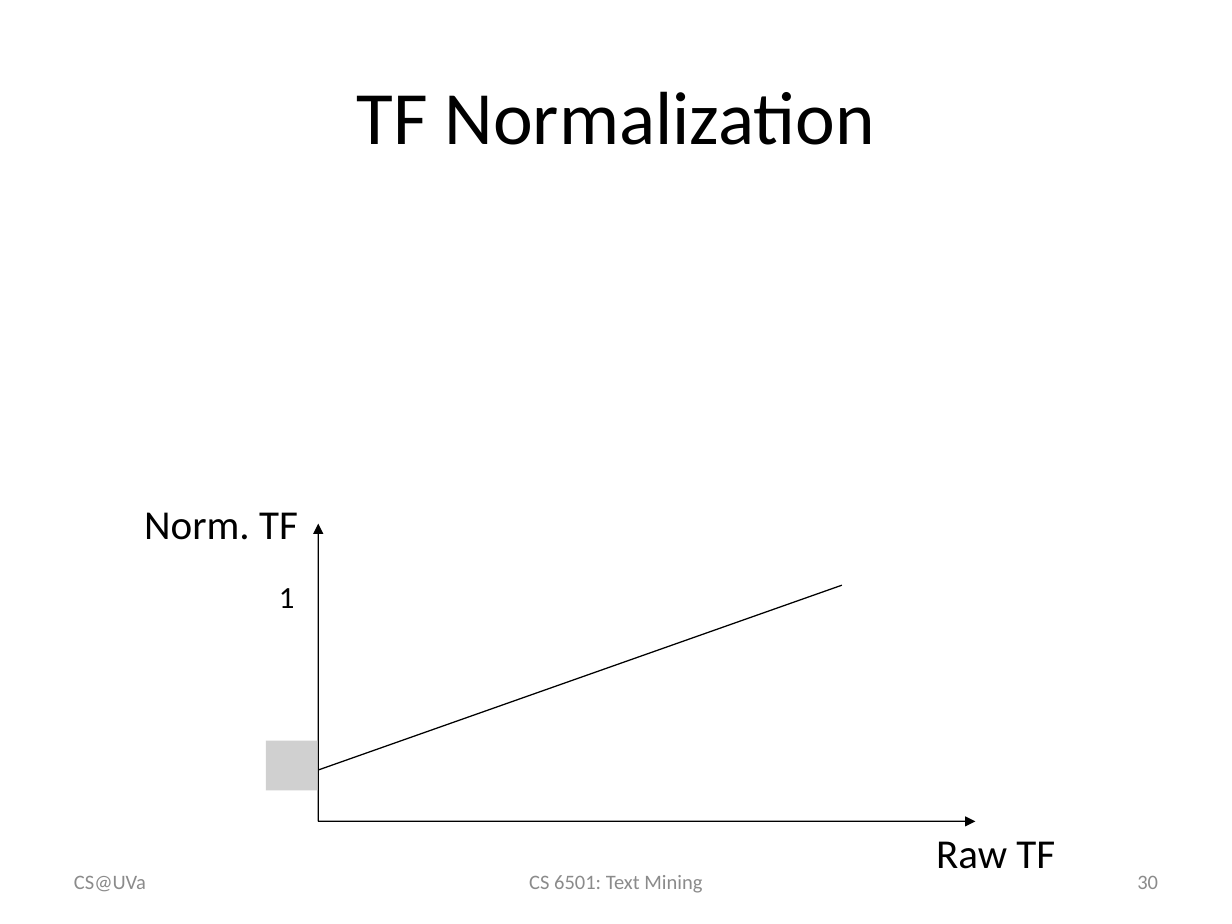
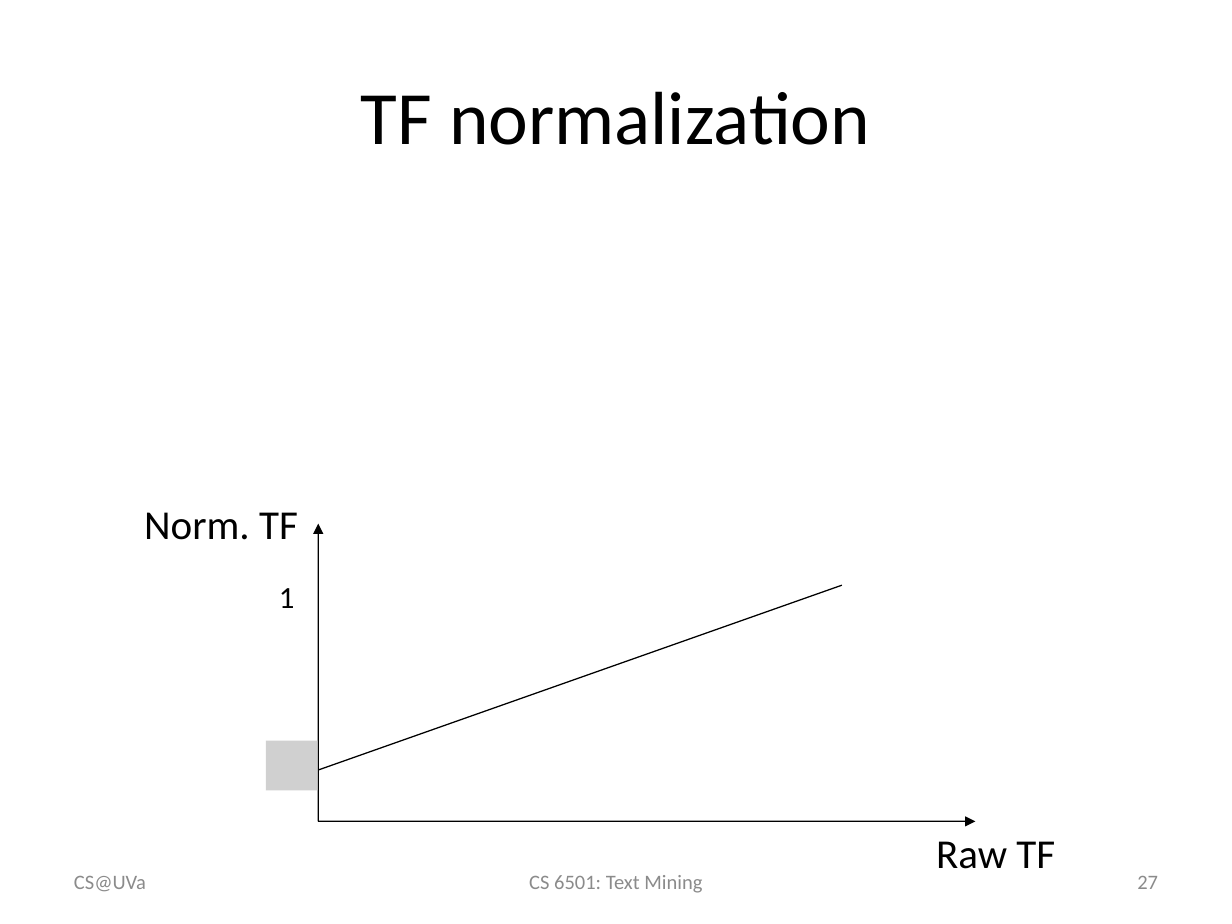
Before and after one commit to wang296/CS6501-Text-Mining, a slide deck: slide 27 of docs/VS model.pptx (slide 30 before the commit). Drawn at 1232x924 pixels with LibreOffice and Linux fonts; fonts in the diff are those of the drawing; grey boxes stand for pictures. Boxes give left, top, right and bottom in pixels: in the first picture for what was removed or moved away, otherwise in the second. Text is boxed around its words. In the diff, an @@ line names an element or a change of style, - is before the commit and + after.

```diff
--- a/docs/VS model.pptx
+++ b/docs/VS model.pptx
@@ title at box(361, 91, 870, 145): text changed @@
-TF Normalization
+TF normalization
@@ page number at box(1137, 876, 1158, 889): text changed @@
-30
+27
```
Also in this commit, not shown: 5 slides removed, 6 other files.
